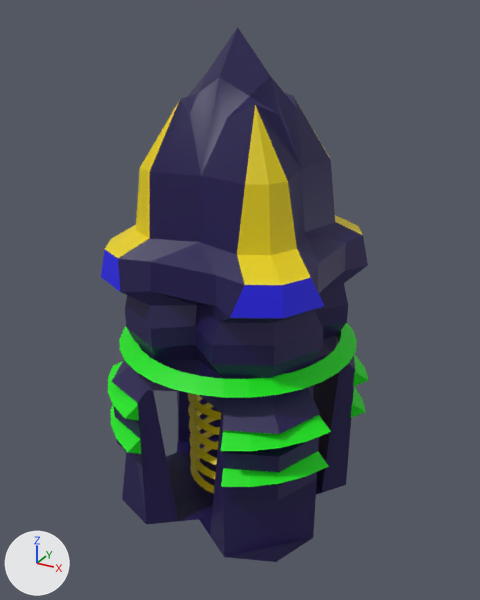
The Blender file blender_files/jdeivid/ruina/v3/tower_1.blend as it was, and as the next commit left it.
Rendered twice from a camera (50 mm lens) standing at (156.0, -281.0, 256.0) and looking at (2.0, -2.0, 116.0). The lights are fixed; the arrows at lower left show +X, +Y and +Z.

Names of what the first picture shows: 'tower_1'.
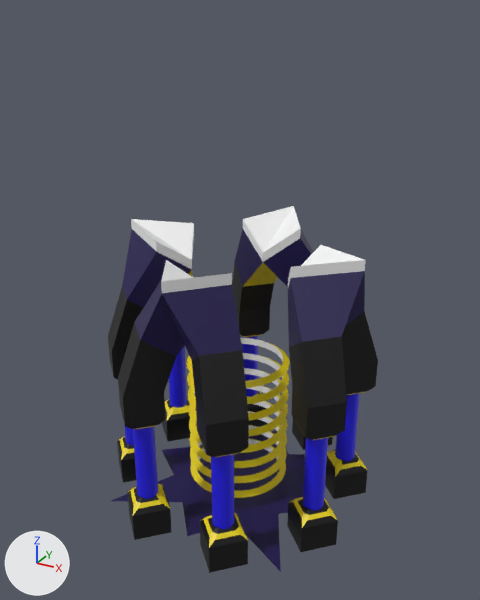
Pixel boxes [x1, y1, x2, y2] of what changed, in the pictures (480 x 600 px):
'tower_1', reshaped (31% shorter): before [101, 27, 369, 562]; after [108, 206, 378, 573]
part 1 of me_red, added (blue): after [133, 336, 258, 529]
part 2 of me_red, added (blue): after [124, 346, 360, 511]
part 3 of me_red, added: after [108, 219, 378, 552]
part 4 of me_red, added: after [118, 206, 333, 573]
part 5 of me_red, deleted (green): before [119, 323, 357, 398]
part 6 of me_red, deleted (green): before [111, 387, 366, 487]
part 7 of me_red, cut back: before [101, 27, 369, 562]; after [111, 431, 305, 572]
part 8 of me_red, recoloured: before [197, 396, 220, 460]; after [194, 338, 283, 460]

The change, as a list of edits to the scene's bpy script:
```text
Add mat_glow_inner:
    mat_glow_inner = diffuse_material('glow_inner')
    mat_glow_inner.base_color = (0.888, 0.888, 0.888)  # white #f2f2f2
Add mat_black:
    mat_black = principled_material('black')
    mat_black.base_color = (0.0, 0.0, 0.0)  # black #000000
Change me_red:
    used by ob_tower_1; location = (0.0, 0.0, 0.0)
    remove me_red.from_pydata(...)  # 364 vertices, 324 faces, 6 loose edges; spans x 0.0..66.0, y 0.0..66.0, z 0.0..248.0
    add me_red.from_pydata(...)  # 458 vertices, 385 faces, 19 loose edges; spans x 0.0..71.0, y 0.0..71.0, z 0.0..149.0
    me_red part 1: a new loose piece, a 24-sided cylinder along z spanning x 18.0..29.0, y 51.0..62.0, z 20.0..66.0, in mat_blue (blue #1c13e7)
    me_red part 2: a new loose piece, a 24-sided cylinder along z spanning x 52.0..62.0, y 18.0..28.0, z 20.0..66.0, in mat_blue (blue #1c13e7)
    me_red part 3: a new loose piece of 69 vertices spanning x 28.0..71.0, y 0.0..37.0, z 0.0..149.0
    me_red part 4: a new loose piece of 69 vertices spanning x 0.0..37.0, y 28.0..71.0, z 0.0..149.0
    me_red part 5: the loose piece of 27 vertices spanning x 0.0..63.0, y 0.0..63.0, z 90.0..99.0 is deleted
    me_red part 6: the loose piece of 15 vertices spanning x 24.0..66.0, y 24.0..66.0, z 45.0..56.0 is deleted
    me_red part 7: 104 vertices removed from x 0.0..66.0, y 0.0..66.0, z 0.0..248.0; 6 vertices added at x 0.0..55.0, y 0.0..55.0, z 0.0
    me_red part 8: 64 faces spanning x 0.0..25.0, y 0.0..25.0, z 6.0..80.0 switch from mat_c_frying_pan_gold (yellow #e7d100) to mat_glow_inner (white #f2f2f2)
    remove me_red.materials.append(mat_crystal_ball_glass)  # green #05e708
    add me_red.materials.append(mat_black)  # black #000000
```
